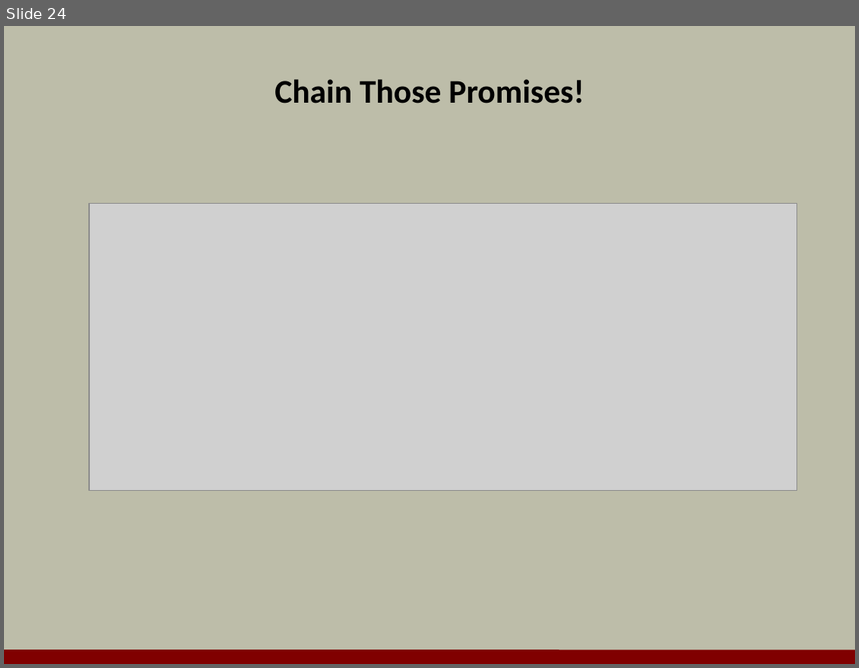
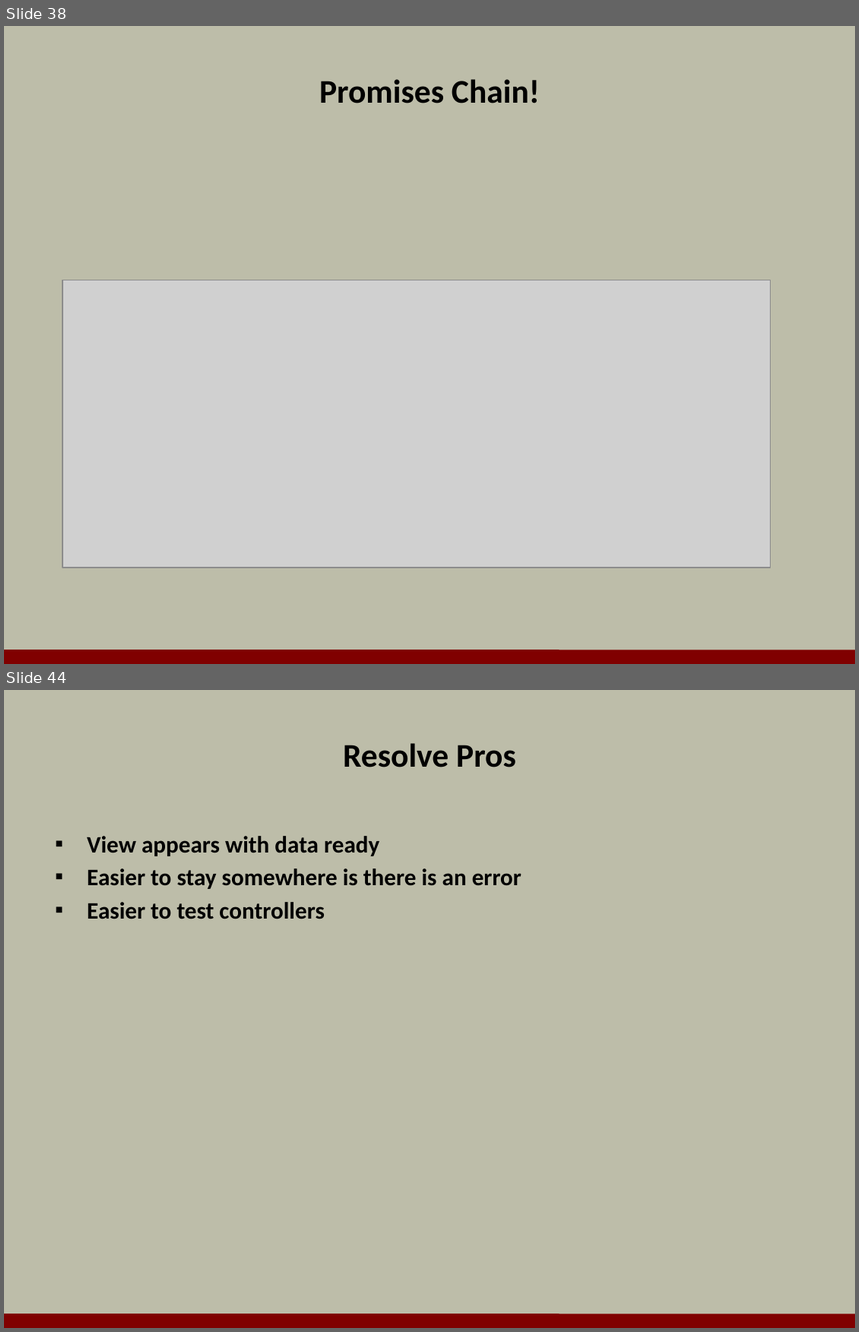
Before and after one commit to OdeToCode/classes, a slide deck: angularjs/slides/09_pratices.pptx. Shown one above the other, each under a label of ours: slide 24 before the commit, slides 38 and 44 after it; the slides between them are not shown. The pictures are 859x668 and 859x1332 pixels, drawn with LibreOffice and Linux fonts; fonts in the diff are those of the drawing; grey boxes stand for pictures; background and template pictures are left out. Boxes give left, top, right and bottom in pixels: in the first picture for what was removed or moved away, otherwise in the second. Text is boxed around its words. In the diff, an @@ line names an element or a change of style, - is before the commit and + after.

```diff
--- a/angularjs/slides/09_pratices.pptx
+++ b/angularjs/slides/09_pratices.pptx
@@ slide 44 added at [4,690,855,1328], background #BDBDA9; not listed: 1 template element that a slide beside it also shows @@
@@ title added at [343,743,516,768], 28 pt, text #000000, bold @@
+Resolve Pros
@@ text added at [87,836,522,920], 20 pt, text #000000, bold @@
+▪ View appears with data ready
+▪ Easier to stay somewhere is there is an error
+▪ Easier to test controllers
@@ what was slide 24 is now slide 38 @@
@@ slide 38 changed as well @@
@@ title at [319,79,540,104]: text changed @@
-Chain Those Promises!
+Promises Chain!
@@ picture: place and size @@
-picture at [89,203,797,491]
+picture at [63,281,771,568]
```
Also in this commit, not shown: 2 other slides changed, 47 other slides added, 27 slides removed.
